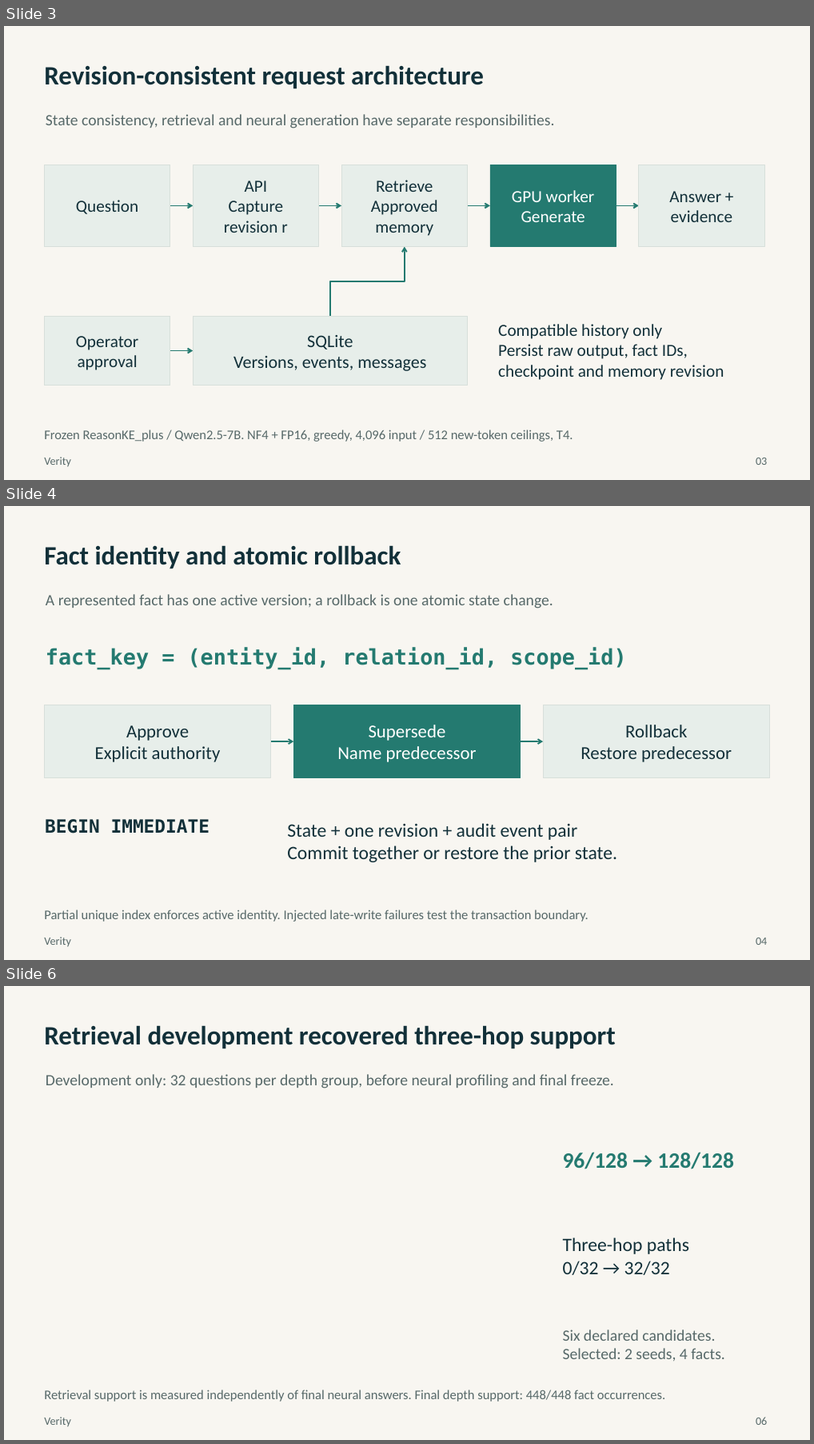
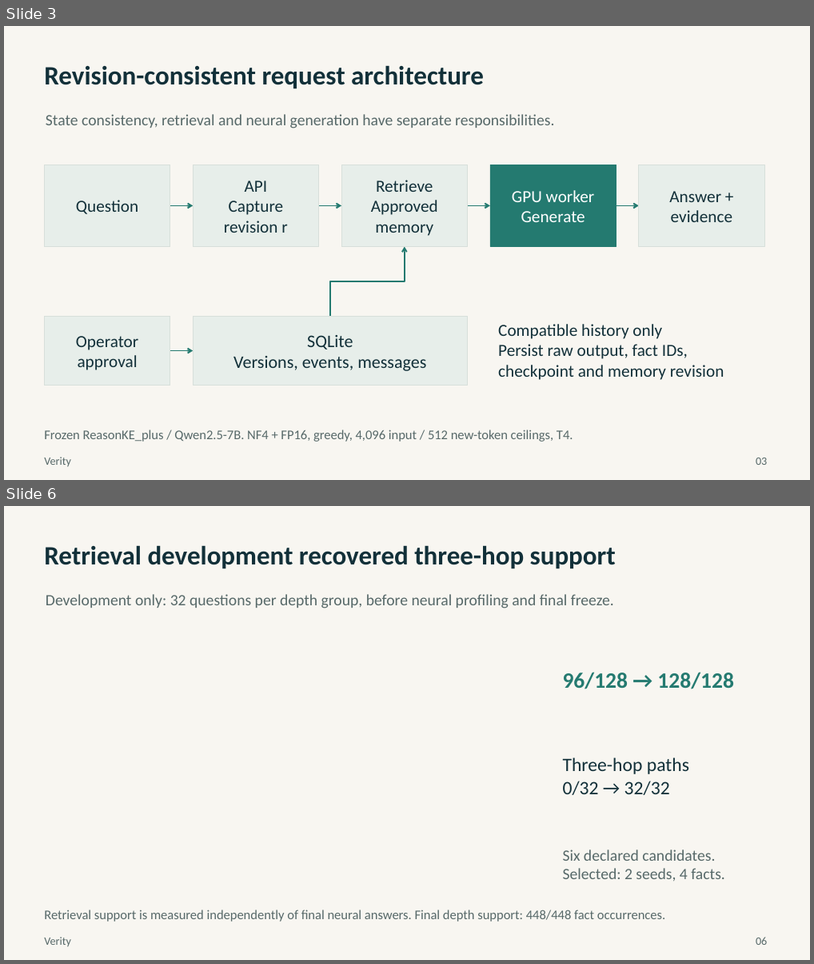
Before and after one commit to ShivamRaghav7/verity, a slide deck: output/presentation/sec.pptx. Shown one above the other, each under a label of ours: slides 3, 4 and 6 before the commit, slides 3 and 6 after it; the slides between them are not shown. The pictures are 814x1444 and 814x964 pixels, drawn with LibreOffice and Linux fonts; fonts in the diff are those of the drawing. Boxes give left, top, right and bottom in pixels: in the first picture for what was removed or moved away, otherwise in the second. Text is boxed around its words. In the diff, an @@ line names an element or a change of style, - is before the commit and + after.

```diff
--- a/output/presentation/sec.pptx
+++ b/output/presentation/sec.pptx
@@ slide 4 removed at (4,506,810,960), background #F8F6F1 @@
@@ text removed at (44,545,401,569) @@
-Fact identity and atomic rollback
@@ text removed at (46,594,554,608) @@
-A represented fact has one active version; a rollback is one atomic state change.
@@ text removed at (46,648,626,669) @@
-fact_key = (entity_id, relation_id, scope_id)
@@ rectangle removed at (45,705,271,778) @@
-Approve
-Explicit authority
@@ rectangle removed at (294,705,521,778) @@
-Supersede
-Name predecessor
@@ rectangle removed at (544,705,770,778) @@
-Rollback
-Restore predecessor
@@ arrow removed from (271, 741) to (294, 741) @@
@@ arrow removed from (521, 741) to (544, 741) @@
@@ text removed at (45,819,210,833) @@
-BEGIN IMMEDIATE
@@ text removed at (287,823,618,862) @@
-State + one revision + audit event pair
-Commit together or restore the prior state.
@@ text removed at (44,909,589,921) @@
-Partial unique index enforces active identity. Injected late-write failures test the transaction boundary.
@@ text removed at (44,936,71,947) @@
-Verity
@@ text removed at (756,937,767,944) @@
-04
```
Also in this commit, not shown: 3 slides changed, 1 slide added, 2 other files.
